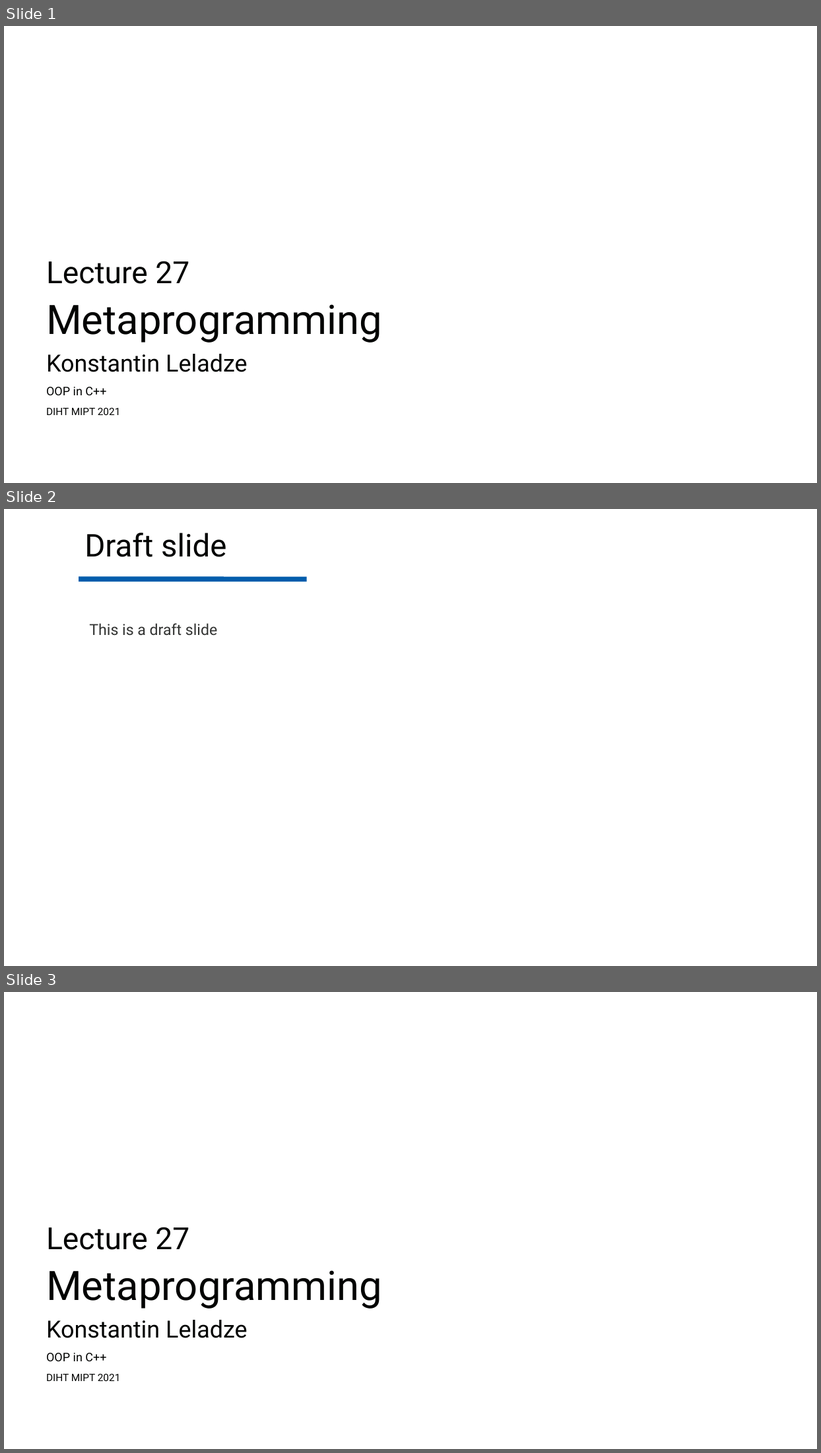
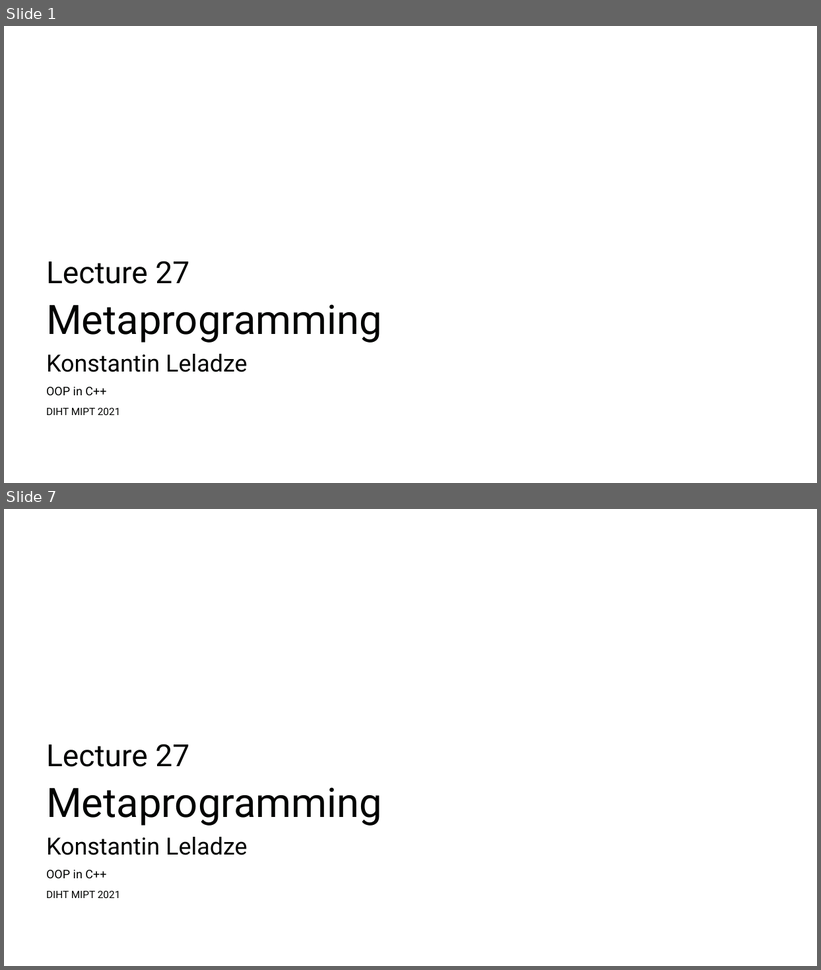
Before and after one commit to Costello1329/cpp-mipt-2021, a slide deck: lectures/lecture-27/draft.pptx. Shown one above the other, each under a label of ours: slides 1, 2 and 3 before the commit, slides 1 and 7 after it; the slides between them are not shown. The pictures are 821x1453 and 821x970 pixels, drawn with LibreOffice and Linux fonts; fonts in the diff are those of the drawing; background and template pictures are left out. Boxes give left, top, right and bottom in pixels: in the first picture for what was removed or moved away, otherwise in the second. Text is boxed around its words. In the diff, an @@ line names an element or a change of style, - is before the commit and + after.

Commit message:
updated drafts

```diff
--- a/lectures/lecture-27/draft.pptx
+++ b/lectures/lecture-27/draft.pptx
@@ slide 2 removed at box(4, 509, 817, 966), background #FEFEFE @@
@@ text removed at box(85, 533, 226, 557) @@
-Draft slide
@@ line removed from (79, 579) to (306, 579) @@
@@ text removed at box(89, 623, 217, 636) @@
-This is a draft slide
@@ what was slide 3 is now slide 7 @@
```
Also in this commit, not shown: 5 slides added.
